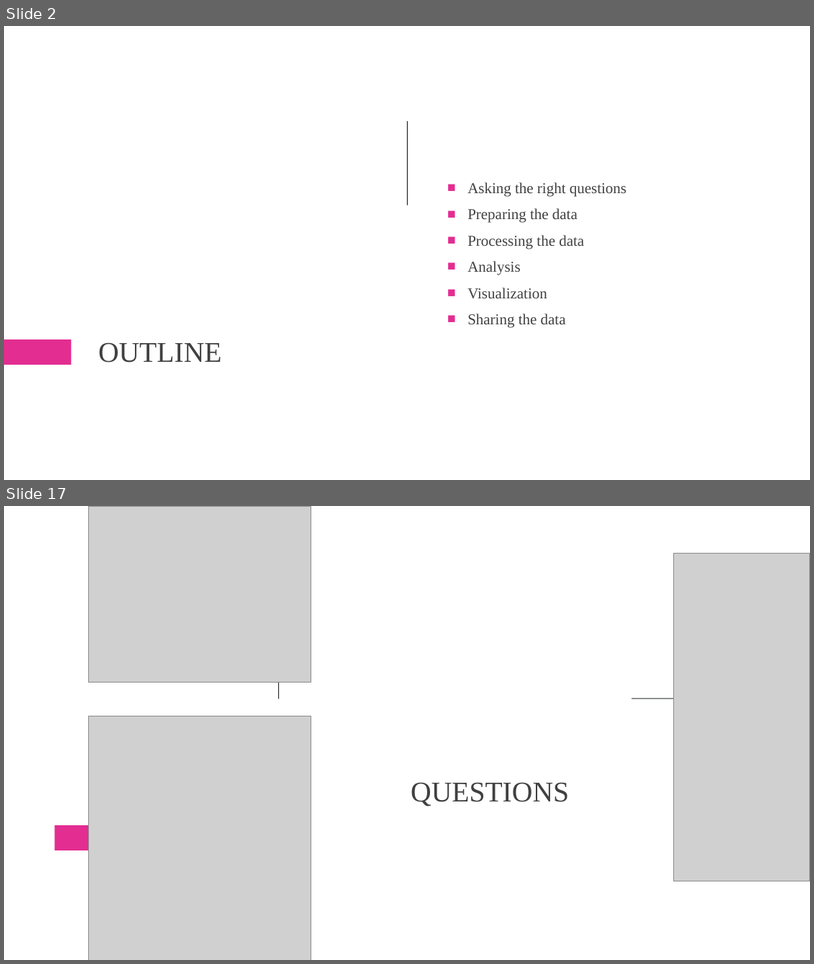
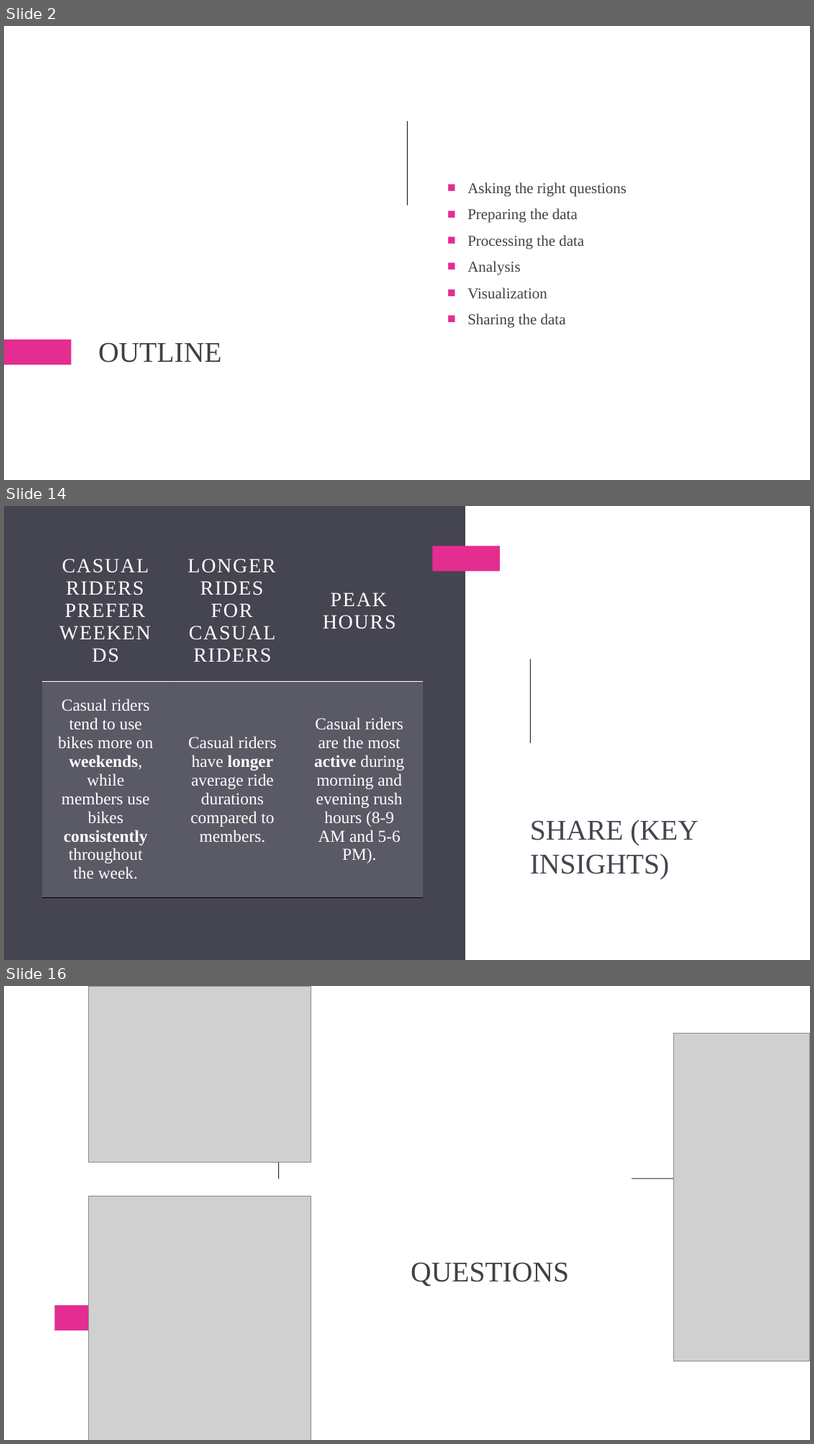
Before and after one commit to MuhammadOwais766/Google_Case_Study, a slide deck: Case_Study_Presentation.pptx. Shown one above the other, each under a label of ours: slides 2 and 17 before the commit, slides 2, 14 and 16 after it; the slides between them are not shown. The pictures are 814x964 and 814x1444 pixels, drawn with LibreOffice and Linux fonts; fonts in the diff are those of the drawing; grey boxes stand for pictures. Boxes give left, top, right and bottom in pixels: in the first picture for what was removed or moved away, otherwise in the second. Text is boxed around its words. In the diff, an @@ line names an element or a change of style, - is before the commit and + after.

```diff
--- a/Case_Study_Presentation.pptx
+++ b/Case_Study_Presentation.pptx
@@ slide 14 added at [4,506,810,960], background #FFFFFF @@
@@ rectangle added at [4,506,466,960], fill #454551 @@
@@ table added at [42,540,423,921], 2 rows, 3 columns @@
+CASUAL RIDERS PREFER WEEKENDS | LONGER RIDES FOR CASUAL RIDERS | PEAK HOURS
+Casual riders tend to use bikes more on weekends, while members use bikes consistently throughout the week. | Casual riders have longer average ride durations compared to members. | Casual riders are the most active during morning and evening rush hours (8-9 AM and 5-6 PM).
@@ rectangle added at [433,546,500,572], fill #E32D91 @@
@@ rectangle added at [530,659,531,743], fill #24282B @@
@@ title added at [530,820,699,879], 34 pt, text #454551 @@
+SHARE (KEY INSIGHTS)
@@ what was slide 17 is now slide 16 @@
```
Also in this commit, not shown: 4 slides changed, 10 other slides added, 12 slides removed, 8 other files.
